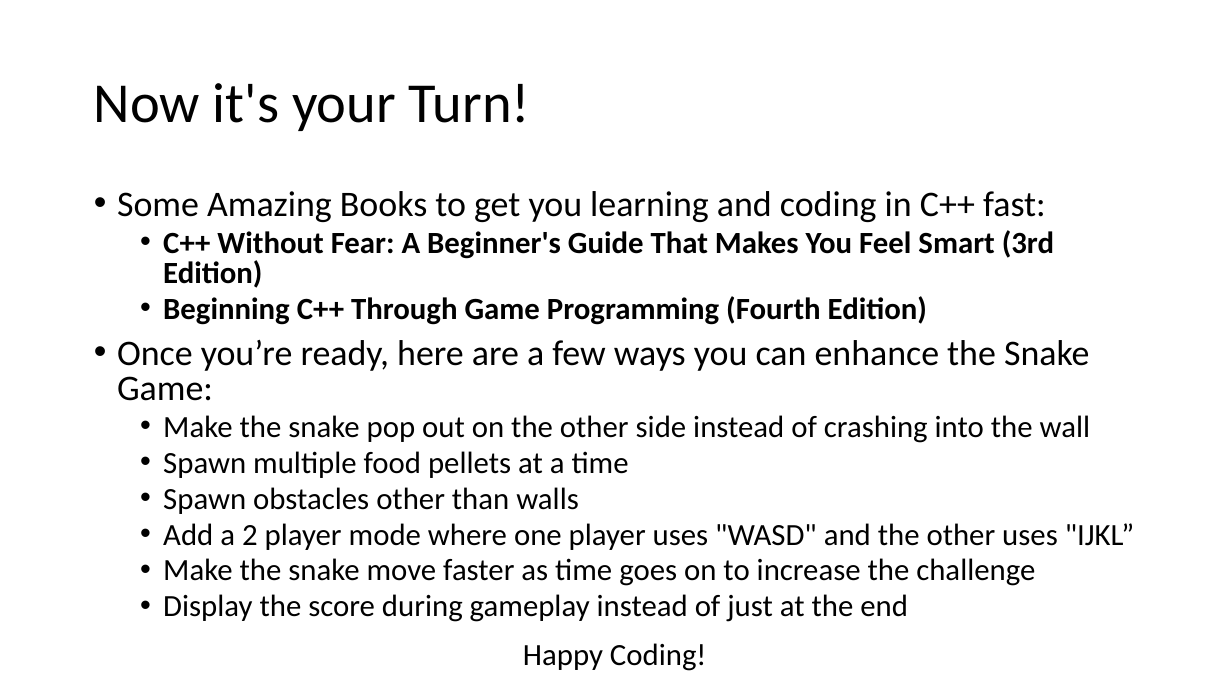
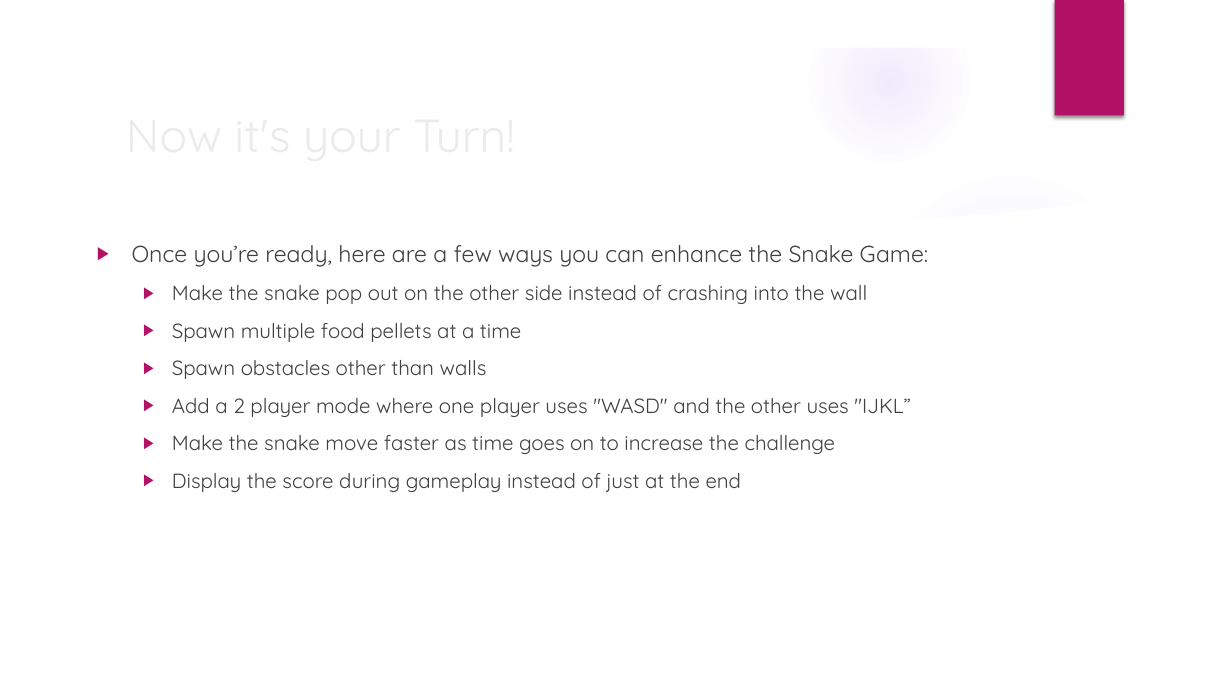
Before and after one commit to sgowen/IntroToCPlusPlusGameDev, a slide deck: slide 8 of IntroToCPlusPlusGameDev.pptx. Drawn at 1232x693 pixels with LibreOffice and Linux fonts; fonts in the diff are those of the drawing; background and template pictures are left out. Boxes give left, top, right and bottom in pixels: in the first picture for what was removed or moved away, otherwise in the second. Text is boxed around its words. In the diff, an @@ line names an element or a change of style, - is before the commit and + after.

Commit message:
PP Final

```diff
--- a/IntroToCPlusPlusGameDev.pptx
+++ b/IntroToCPlusPlusGameDev.pptx
@@ group added at (0, 0, 1232, 693): 5 ellipses, 3 freeform shapes @@
@@ rectangle added at (1055, 0, 1124, 116), fill #B31166 @@
@@ title "Now it's your Turn!": place and size @@
-title "Now it's your Turn!" at (94, 83, 530, 131)
+title "Now it's your Turn!" at (116, 98, 1002, 169)
@@ title "Now it's your Turn!" at (116, 98, 1002, 169): size 44 to 36 pt, font Calibri to Quicksand, text colour #000000 to #EBEBEB; line spacing 0.9 to 1 @@
@@ text at (117, 191, 1054, 325): paragraphs removed @@
-• Some Amazing Books to get you learning and coding in C++ fast:
-  • C++ Without Fear: A Beginner's Guide That Makes You Feel Smart (3rd Edition)
-  • Beginning C++ Through Game Programming (Fourth Edition)
@@ text "Once you’re ready, here are ...": place and size @@
-text "Once you’re ready, here are ..." at (117, 191, 1134, 622)
+text "Once you’re ready, here are ..." at (132, 245, 928, 492)
@@ text "Once you’re ready, here are ..." at (132, 245, 928, 492): size 28 to 18 pt in "Once you’re ready, here are a few ..."; font Calibri to Quicksand, text colour #000000 to #404040; size 24 to 16 pt in "Make the snake pop out on the ...", "Spawn multiple food pellets at a time", "Spawn obstacles other than walls", "Add a 2 player mode where one ..." and 2 more places; bullet • to ▶; line spacing 0.8 to 1; more space between paragraphs @@
@@ text removed at (523, 643, 707, 671) @@
-Happy Coding!
```
Also in this commit, not shown: 7 other slides changed, 2 slides added.
